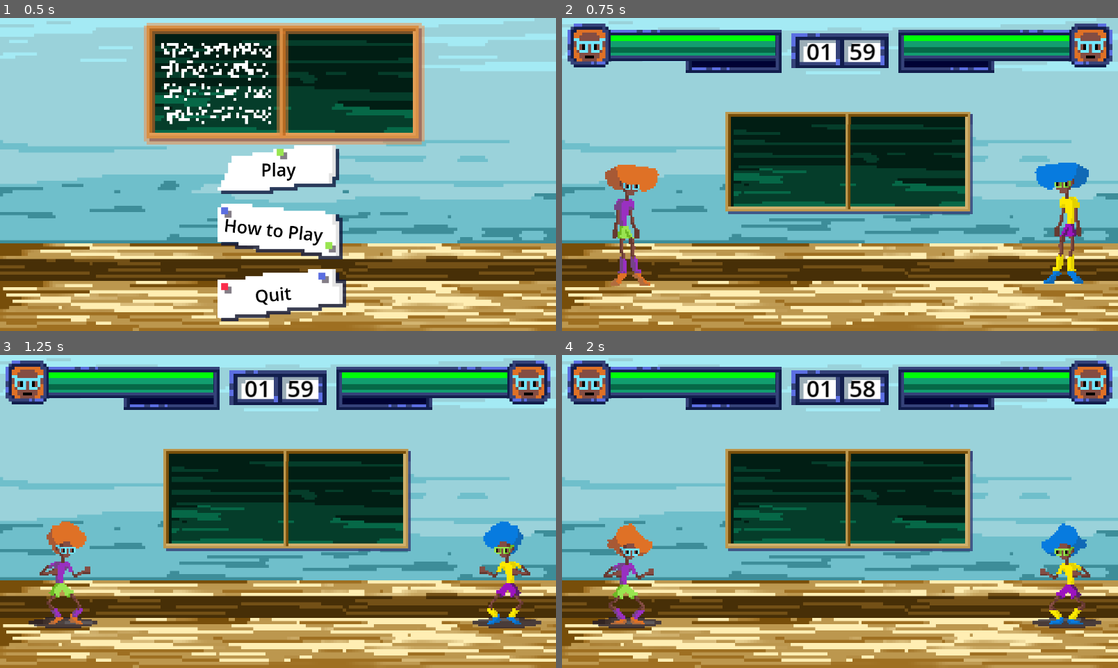
Above: before the commit, frames 1-4 (two rows, left to right).
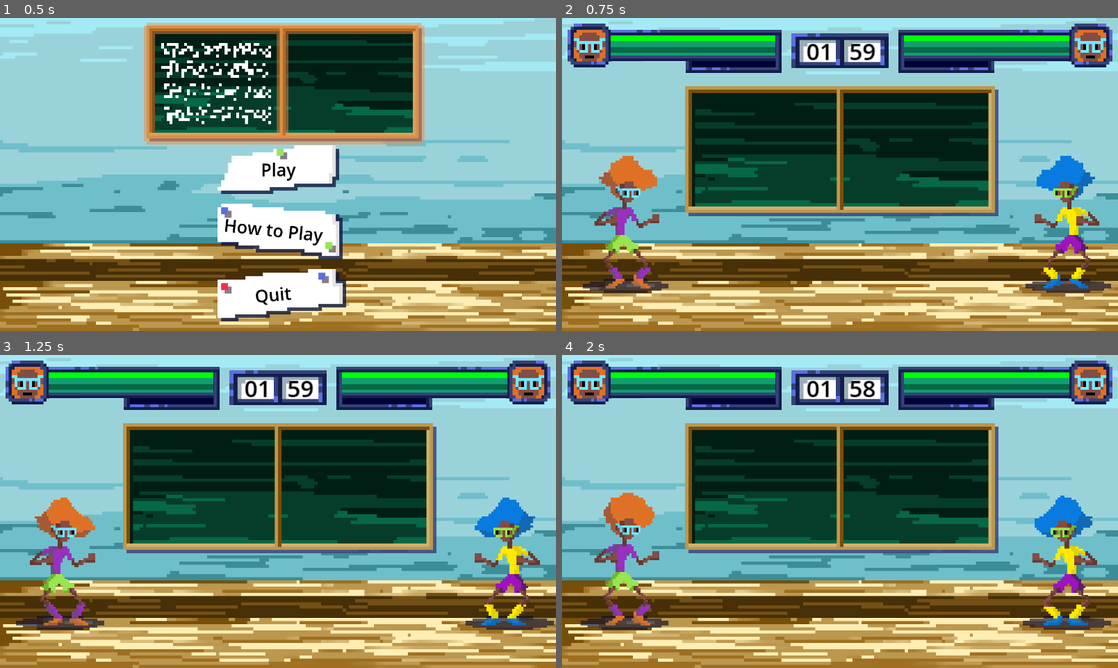
Above: after the commit, the same moments.

Repository: Boris14/NexusGameJam
Game: Godot game, scene res://Scenes/UI/MainMenu.tscn
The game is run twice, just before and just after one commit, with the same random seed, the same clock (stepped at 60 frames per second) and the same inputs.
Inputs:
- Up to frame 1 (0.5 s): no input
- Up to frame 2 (0.75 s): click "Play" at 0.5 s
- Up to frame 3 (1.25 s): no input
- Up to frame 4 (2 s): no input

Frame 1 is identical in both runs. In frame 2, 19% of the frame differs, in the area x 3-99%, y 21-88%; in frame 3, 19%; in frame 4, 20%.

Commit message:
Polish baby

Diff:
--- a/Scenes/UI/TaskSolver.tscn
+++ b/Scenes/UI/TaskSolver.tscn
@@ -1,7 +1,8 @@
-[gd_scene load_steps=5 format=3 uid="uid://ymi2tu1ay0ys"]
+[gd_scene load_steps=6 format=3 uid="uid://ymi2tu1ay0ys"]
 
 [ext_resource type="Script" path="res://Source/UI/task_solver.gd" id="1_wemgo"]
 [ext_resource type="Texture2D" uid="uid://bdjvh6i0sk88d" path="res://Assets/SVG/guitar hero/button.svg" id="2_ofh17"]
+[ext_resource type="Texture2D" uid="uid://cw0flrlunqljc" path="res://Assets/SVG/guitar hero/dash.svg" id="3_46i0s"]
 [ext_resource type="Texture2D" uid="uid://dps0r2fy113rl" path="res://Assets/SVG/guitar hero/whole thing.svg" id="6_lind4"]
 
 [sub_resource type="LabelSettings" id="LabelSettings_kupd0"]
@@ -42,10 +43,10 @@
 anchor_top = 0.5
 anchor_right = 1.0
 anchor_bottom = 0.5
-offset_left = 40.0
-offset_top = -30.0
-offset_right = 100.0
-offset_bottom = 30.0
+offset_left = 110.0
+offset_top = -40.0
+offset_right = 190.0
+offset_bottom = 40.0
 grow_horizontal = 0
 grow_vertical = 2
 texture = ExtResource("2_ofh17")
@@ -68,9 +69,9 @@
 anchors_preset = 4
 anchor_top = 0.5
 anchor_bottom = 0.5
-offset_left = -100.0
-offset_top = -40.0
-offset_right = -20.0
+offset_left = -190.0
+offset_top = -40.0
+offset_right = -110.0
 offset_bottom = 40.0
 grow_vertical = 2
 texture = ExtResource("2_ofh17")
@@ -101,6 +102,33 @@
 grow_vertical = 2
 expand_mode = 1
 
+[node name="Player1Dash" type="TextureRect" parent="VBoxContainer/Slide1"]
+layout_mode = 1
+anchors_preset = 6
+anchor_left = 1.0
+anchor_top = 0.5
+anchor_right = 1.0
+anchor_bottom = 0.5
+offset_left = 50.0
+offset_top = -5.0
+offset_right = 70.0
+offset_bottom = 5.0
+grow_horizontal = 0
+grow_vertical = 2
+texture = ExtResource("3_46i0s")
+
+[node name="Player2Dash" type="TextureRect" parent="VBoxContainer/Slide1"]
+layout_mode = 1
+anchors_preset = 4
+anchor_top = 0.5
+anchor_bottom = 0.5
+offset_left = -70.0
+offset_top = -5.0
+offset_right = -50.0
+offset_bottom = 5.0
+grow_vertical = 2
+texture = ExtResource("3_46i0s")
+
 [node name="Slide2" type="TextureRect" parent="VBoxContainer"]
 layout_mode = 2
 size_flags_vertical = 3
@@ -112,10 +140,10 @@
 anchor_top = 0.5
 anchor_right = 1.0
 anchor_bottom = 0.5
-offset_left = 40.0
-offset_top = -30.0
-offset_right = 100.0
-offset_bottom = 30.0
+offset_left = 110.0
+offset_top = -40.0
+offset_right = 190.0
+offset_bottom = 40.0
 grow_horizontal = 0
 grow_vertical = 2
 texture = ExtResource("2_ofh17")
@@ -138,10 +166,10 @@
 anchors_preset = 4
 anchor_top = 0.5
 anchor_bottom = 0.5
-offset_left = -100.0
-offset_top = -30.0
-offset_right = -40.0
-offset_bottom = 30.0
+offset_left = -190.0
+offset_top = -40.0
+offset_right = -110.0
+offset_bottom = 40.0
 grow_vertical = 2
 texture = ExtResource("2_ofh17")
 
@@ -171,6 +199,33 @@
 grow_vertical = 2
 expand_mode = 1
 
+[node name="Player1Dash" type="TextureRect" parent="VBoxContainer/Slide2"]
+layout_mode = 1
+anchors_preset = 6
+anchor_left = 1.0
+anchor_top = 0.5
+anchor_right = 1.0
+anchor_bottom = 0.5
+offset_left = 50.0
+offset_top = -5.0
+offset_right = 70.0
+offset_bottom = 5.0
+grow_horizontal = 0
+grow_vertical = 2
+texture = ExtResource("3_46i0s")
+
+[node name="Player2Dash" type="TextureRect" parent="VBoxContainer/Slide2"]
+layout_mode = 1
+anchors_preset = 4
+anchor_top = 0.5
+anchor_bottom = 0.5
+offset_left = -70.0
+offset_top = -5.0
+offset_right = -50.0
+offset_bottom = 5.0
+grow_vertical = 2
+texture = ExtResource("3_46i0s")
+
 [node name="Slide3" type="TextureRect" parent="VBoxContainer"]
 layout_mode = 2
 size_flags_vertical = 3
@@ -182,10 +237,10 @@
 anchor_top = 0.5
 anchor_right = 1.0
 anchor_bottom = 0.5
-offset_left = 40.0
-offset_top = -30.0
-offset_right = 100.0
-offset_bottom = 30.0
+offset_left = 110.0
+offset_top = -40.0
+offset_right = 190.0
+offset_bottom = 40.0
 grow_horizontal = 0
 grow_vertical = 2
 texture = ExtResource("2_ofh17")
@@ -208,10 +263,10 @@
 anchors_preset = 4
 anchor_top = 0.5
 anchor_bottom = 0.5
-offset_left = -100.0
-offset_top = -30.0
-offset_right = -40.0
-offset_bottom = 30.0
+offset_left = -190.0
+offset_top = -40.0
+offset_right = -110.0
+offset_bottom = 40.0
 grow_vertical = 2
 texture = ExtResource("2_ofh17")
 
@@ -241,6 +296,33 @@
 grow_vertical = 2
 expand_mode = 1
 
+[node name="Player1Dash" type="TextureRect" parent="VBoxContainer/Slide3"]
+layout_mode = 1
+anchors_preset = 6
+anchor_left = 1.0
+anchor_top = 0.5
+anchor_right = 1.0
+anchor_bottom = 0.5
+offset_left = 50.0
+offset_top = -5.0
+offset_right = 70.0
+offset_bottom = 5.0
+grow_horizontal = 0
+grow_vertical = 2
+texture = ExtResource("3_46i0s")
+
+[node name="Player2Dash" type="TextureRect" parent="VBoxContainer/Slide3"]
+layout_mode = 1
+anchors_preset = 4
+anchor_top = 0.5
+anchor_bottom = 0.5
+offset_left = -70.0
+offset_top = -5.0
+offset_right = -50.0
+offset_bottom = 5.0
+grow_vertical = 2
+texture = ExtResource("3_46i0s")
+
 [node name="WhiteLines" type="TextureRect" parent="."]
 layout_mode = 1
 anchors_preset = 15
--- a/Scenes/blackboard.tscn
+++ b/Scenes/blackboard.tscn
@@ -41,7 +41,7 @@
 anchors_preset = 15
 anchor_right = 1.0
 anchor_bottom = 1.0
-offset_right = -485.0
+offset_right = -472.0
 grow_horizontal = 2
 grow_vertical = 2
 texture = ExtResource("3_t62ib")
--- a/Scenes/main.tscn
+++ b/Scenes/main.tscn
@@ -22,15 +22,14 @@
 expand_mode = 1
 
 [node name="Blackboard" parent="." instance=ExtResource("2_yyua3")]
-position = Vector2(496, 250)
-scale = Vector2(3, 1.263)
+position = Vector2(483, 230)
 
 [node name="Floor" parent="." instance=ExtResource("4_0o56b")]
 position = Vector2(456, 650)
 scale = Vector2(6, 2.637)
 
 [node name="Roof" parent="." instance=ExtResource("4_0o56b")]
-position = Vector2(472, -192)
+position = Vector2(472, -280)
 scale = Vector2(6, 2.637)
 
 [node name="RightWall" parent="." instance=ExtResource("4_0o56b")]
@@ -53,16 +52,16 @@
 
 [node name="Player1TaskSolver" parent="." instance=ExtResource("6_dxuy2")]
 offset_left = 32.0
-offset_top = -100.0
+offset_top = -118.0
 offset_right = 432.0
-offset_bottom = 200.0
+offset_bottom = 182.0
 scale = Vector2(0.5, 0.5)
 
 [node name="Player2TaskSolver" parent="." instance=ExtResource("6_dxuy2")]
-offset_left = -192.0
-offset_top = -100.0
-offset_right = 208.0
-offset_bottom = 200.0
+offset_left = -232.0
+offset_top = -118.0
+offset_right = 168.0
+offset_bottom = 182.0
 scale = Vector2(0.5, 0.5)
 
 [node name="PauseMenu" parent="." instance=ExtResource("7_axyvh")]
--- a/Scenes/player.tscn
+++ b/Scenes/player.tscn
@@ -443,7 +443,7 @@
 [node name="CharacterBody2D" type="CharacterBody2D"]
 z_index = 1
 position = Vector2(374, -99)
-scale = Vector2(3.5, 3.5)
+scale = Vector2(4.5, 4.5)
 collision_layer = 2
 script = ExtResource("1_sm4am")
 
--- a/Source/UI/task_solver.gd
+++ b/Source/UI/task_solver.gd
@@ -17,6 +17,8 @@
 var _slides = []
 var _player_1_buttons = []
 var _player_2_buttons = []
+var _player_1_dashes = []
+var _player_2_dashes = []
 var _slide_actions = []
 var _lines = []
 var _line_spawn_interval
@@ -31,6 +33,8 @@
 	for slide in _slides:
 		_player_1_buttons.append(slide.find_child("Player1ButtonBox"))
 		_player_2_buttons.append(slide.find_child("Player2ButtonBox"))
+		_player_1_dashes.append(slide.find_child("Player1Dash"))
+		_player_2_dashes.append(slide.find_child("Player2Dash"))
 
 	_hitbox_x = _slides[0].find_child("HitBox").position.x
 	visible = false
@@ -85,8 +89,19 @@
 
 	var show_buttons = _player_1_buttons if _is_player_1 else _player_2_buttons
 	var hide_buttons = _player_2_buttons if _is_player_1 else _player_1_buttons
-	for i in len(show_buttons):
-		show_buttons[i].find_child("Label").text = InputMap.action_get_events(_slide_actions[i])[0].as_text()[0]
+	var show_dashes = _player_1_dashes if _is_player_1 else _player_2_dashes
+	var hide_dashes = _player_2_dashes if _is_player_1 else _player_1_dashes
+
+	show_buttons[0].find_child("Label").text = "T" if _is_player_1 else "M"
+	show_buttons[1].find_child("Label").text = "Y" if _is_player_1 else ","
+	show_buttons[2].find_child("Label").text = "U" if _is_player_1 else "."
+
+	for dash in show_dashes:
+		dash.visible = true
+	for dash in hide_dashes:
+		dash.visible = false
+
+	for i in len(hide_buttons):
 		hide_buttons[i].visible = false
 
 func _on_player_started_solving(is_player_1, position_x):
--- a/Source/blackboard.gd
+++ b/Source/blackboard.gd
@@ -9,7 +9,7 @@
 signal stopped_solving(is_player_1)
 
 @export var solve_y_offset = -60
-@export var start_solve_y_offset = 50
+@export var start_solve_y_offset = 20
 
 var _is_active = false
 var _player_1_solve_x
@@ -29,14 +29,13 @@
 	_player_2_panel.size.y = start_solve_y_offset - start_solve_y_offset
 	_player_1_solve_x = position.x - ($Base.get_rect().size.x * $Base.scale.x / 4 * scale.x)
 	_player_2_solve_x = position.x + ($Base.get_rect().size.x * $Base.scale.x / 4 * scale.x)
-	$Base.texture = NormalTexture
+	$Base.texture = HighlightedTexture
 
 
 # Called every frame. 'delta' is the elapsed time since the previous frame.
 func _process(delta):
 	if _is_active:
 		return
-
 
 	for node in get_overlapping_bodies():
 		if (node.is_class("CharacterBody2D") and
--- a/Source/player.gd
+++ b/Source/player.gd
@@ -15,9 +15,9 @@
 @export var max_jump_velocity = -800.0
 @export var max_jump_hold_time = 0.2
 @export var max_health = 100.0
-@export var max_solve_score = 40
+@export var max_solve_score = 30
 @export var punch_damage = 10.0
-@export var kick_damage = 15.0
+@export var kick_damage = 100.0
 @export var punch_block_duration = 0.2
 @export var punch_duration = 0.3
 @export var kick_block_duration = 0.4
@@ -26,7 +26,7 @@
 @export var block_coef = 0.33
 
 # How fast the player reaches it's max_jump_velocity (not changing is recommended)
-const JUMP_FORCE = 20
+const JUMP_FORCE = 30
 
 # Player States
 var _is_jumping = false
